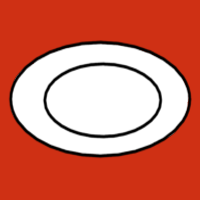
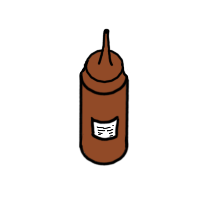
Layer changes from the first 200 × 200 image to the second:
painted on "Calque de dessin 1" over (0, 0, 192, 192)
hid "Arrière-plan" over (0, 0, 200, 200)
